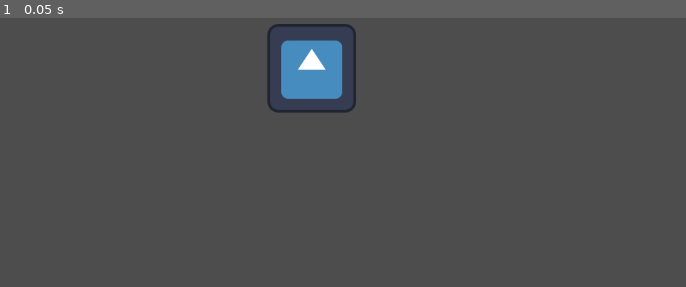
Above: before the commit, frame 1.
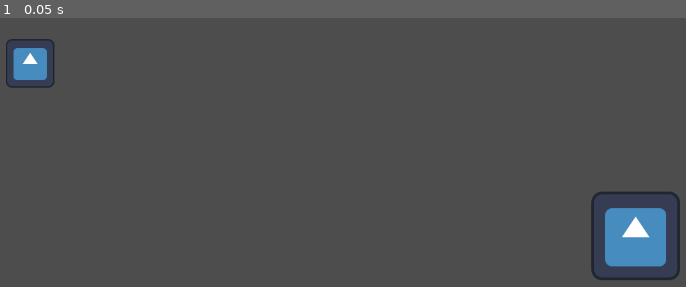
Above: after the commit, the same moment.

Repository: septianpujis/fresh-flow
Game: Godot game, scene res://node_2d.tscn
Same seed, same stepped clock (60 frames per second), same inputs: the game is played once before the commit and once after it. The engine's default icon, where the game draws it, is replaced by a stand-in: a white triangle on a blue panel in a dark square.
Inputs:
- Up to frame 1 (0.05 s): no input

The runs differ from the first frame. In frame 1, 5.7% of the frame differs, in the area x 0-100%, y 2-98%.

Commit message:
implement mobile movement (joystick)

Diff:
--- /dev/null
+++ b/Movement.tscn
@@ -0,0 +1,21 @@
+[gd_scene load_steps=4 format=3 uid="uid://bo84wyjyj0h8f"]
+
+[ext_resource type="Script" path="res://TouchScreenButton.gd" id="1_gwt21"]
+[ext_resource type="Texture2D" uid="uid://cqjej2k6iub4v" path="res://icon.svg" id="2_6uyhu"]
+
+[sub_resource type="CircleShape2D" id="CircleShape2D_e2q6t"]
+radius = 64.0
+
+[node name="CanvasLayer" type="CanvasLayer"]
+script = ExtResource("1_gwt21")
+
+[node name="TouchScreenButton" type="TouchScreenButton" parent="."]
+position = Vector2(952, 480)
+texture_normal = ExtResource("2_6uyhu")
+shape = SubResource("CircleShape2D_e2q6t")
+
+[node name="InnerCircle" type="Sprite2D" parent="."]
+visible = false
+position = Vector2(973, 539)
+scale = Vector2(0.2, 0.2)
+texture = ExtResource("2_6uyhu")
--- /dev/null
+++ b/TouchScreenButton.gd
@@ -0,0 +1,28 @@
+extends CanvasLayer
+
+signal use_move_vector
+
+var move_vector = Vector2(0, 0)
+var joystick_active = false
+
+func _input(event):
+	if event is InputEventScreenTouch or event is InputEventScreenDrag:
+		if $TouchScreenButton.is_pressed():
+			move_vector = calculate_move_vector(event.position)
+			joystick_active = true
+			$InnerCircle.position = event.position
+			$InnerCircle.visible = true
+
+	if event is InputEventScreenTouch:
+		if event.pressed == false:
+			joystick_active = false
+			$InnerCircle.visible = false
+
+
+func _physics_process(_delta):
+	if joystick_active:
+		emit_signal("use_move_vector", move_vector)
+
+func calculate_move_vector(event_position):
+	var texture_center = $TouchScreenButton.position + Vector2(64,64)
+	return (event_position - texture_center).normalized()
--- /dev/null
+++ b/charMovement.gd
@@ -0,0 +1,7 @@
+extends CharacterBody2D
+
+var speed = 128
+
+func _on_canvas_layer_use_move_vector(move_vector):
+	velocity = move_vector * speed
+	move_and_slide()
--- /dev/null
+++ b/character.tscn
@@ -0,0 +1,17 @@
+[gd_scene load_steps=4 format=3 uid="uid://cku4mqaad510g"]
+
+[ext_resource type="Script" path="res://charMovement.gd" id="1_bqrnj"]
+[ext_resource type="Texture2D" uid="uid://cqjej2k6iub4v" path="res://icon.svg" id="1_ya6f7"]
+
+[sub_resource type="RectangleShape2D" id="RectangleShape2D_kccup"]
+size = Vector2(64, 64)
+
+[node name="CharacterBody2D" type="CharacterBody2D"]
+script = ExtResource("1_bqrnj")
+
+[node name="Icon" type="Sprite2D" parent="."]
+scale = Vector2(0.546875, 0.546875)
+texture = ExtResource("1_ya6f7")
+
+[node name="CollisionShape2D" type="CollisionShape2D" parent="."]
+shape = SubResource("RectangleShape2D_kccup")
--- a/node_2d.tscn
+++ b/node_2d.tscn
@@ -1,9 +1,37 @@
-[gd_scene load_steps=2 format=3 uid="uid://cb2tasfko3khl"]
+[gd_scene load_steps=5 format=3 uid="uid://cb2tasfko3khl"]
 
-[ext_resource type="Texture2D" uid="uid://cqjej2k6iub4v" path="res://icon.svg" id="1_3tk32"]
+[ext_resource type="PackedScene" uid="uid://cku4mqaad510g" path="res://character.tscn" id="1_7akbh"]
+[ext_resource type="PackedScene" uid="uid://bo84wyjyj0h8f" path="res://Movement.tscn" id="2_7nuct"]
+
+[sub_resource type="SegmentShape2D" id="SegmentShape2D_gp6is"]
+b = Vector2(0, 618)
+
+[sub_resource type="SegmentShape2D" id="SegmentShape2D_1i3lq"]
+b = Vector2(1130, 0)
 
 [node name="Node2D" type="Node2D"]
 
-[node name="Icon" type="Sprite2D" parent="."]
-position = Vector2(549, 302)
-texture = ExtResource("1_3tk32")
+[node name="StaticBody2D" type="StaticBody2D" parent="."]
+
+[node name="CollisionShape2D2" type="CollisionShape2D" parent="StaticBody2D"]
+position = Vector2(1138, 17)
+shape = SubResource("SegmentShape2D_gp6is")
+
+[node name="CollisionShape2D" type="CollisionShape2D" parent="StaticBody2D"]
+position = Vector2(14, 20)
+shape = SubResource("SegmentShape2D_gp6is")
+
+[node name="CollisionShape2D3" type="CollisionShape2D" parent="StaticBody2D"]
+position = Vector2(11, 20)
+shape = SubResource("SegmentShape2D_1i3lq")
+
+[node name="CollisionShape2D4" type="CollisionShape2D" parent="StaticBody2D"]
+position = Vector2(11, 628)
+shape = SubResource("SegmentShape2D_1i3lq")
+
+[node name="CharacterBody2D" parent="." instance=ExtResource("1_7akbh")]
+position = Vector2(143, 295)
+
+[node name="CanvasLayer" parent="." instance=ExtResource("2_7nuct")]
+
+[connection signal="use_move_vector" from="CanvasLayer" to="CharacterBody2D" method="_on_canvas_layer_use_move_vector"]
--- a/project.godot
+++ b/project.godot
@@ -15,6 +15,28 @@
 config/features=PackedStringArray("4.0", "Mobile")
 config/icon="res://icon.svg"
 
+[input]
+
+forward={
+"deadzone": 0.5,
+"events": [Object(InputEventKey,"resource_local_to_scene":false,"resource_name":"","device":0,"window_id":0,"alt_pressed":false,"shift_pressed":false,"ctrl_pressed":false,"meta_pressed":false,"pressed":false,"keycode":0,"physical_keycode":87,"key_label":0,"unicode":0,"echo":false,"script":null)
+]
+}
+back={
+"deadzone": 0.5,
+"events": [Object(InputEventKey,"resource_local_to_scene":false,"resource_name":"","device":0,"window_id":0,"alt_pressed":false,"shift_pressed":false,"ctrl_pressed":false,"meta_pressed":false,"pressed":false,"keycode":0,"physical_keycode":83,"key_label":0,"unicode":0,"echo":false,"script":null)
+]
+}
+click={
+"deadzone": 0.5,
+"events": [Object(InputEventMouseButton,"resource_local_to_scene":false,"resource_name":"","device":-1,"window_id":0,"alt_pressed":false,"shift_pressed":false,"ctrl_pressed":false,"meta_pressed":false,"button_mask":0,"position":Vector2(0, 0),"global_position":Vector2(0, 0),"factor":1.0,"button_index":1,"pressed":false,"double_click":false,"script":null)
+]
+}
+
+[input_devices]
+
+pointing/emulate_touch_from_mouse=true
+
 [rendering]
 
 renderer/rendering_method="mobile"
